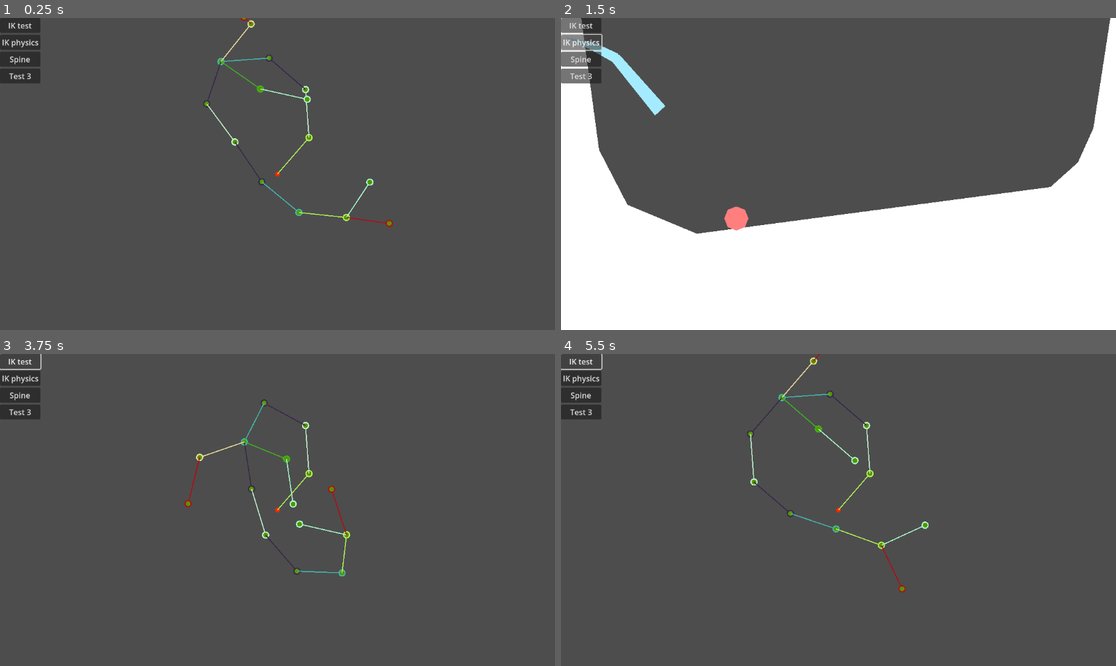
Above: before the commit, frames 1-4 (two rows, left to right).
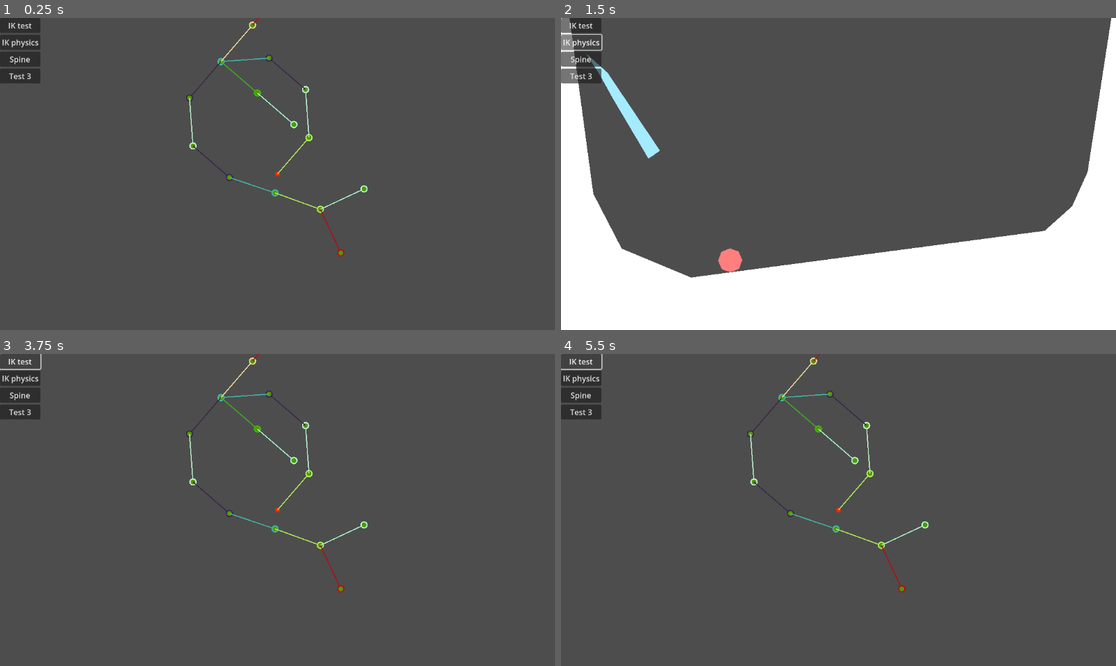
Above: after the commit, the same moments.

Repository: p4triko/CG-2025-Project-Procedural-Animation
Game: Godot game, scene res://scenes/test_scene.tscn
Same seed, same stepped clock (60 frames per second), same inputs: the game is played once before the commit and once after it.
Inputs:
- Up to frame 1 (0.25 s): no input
- Up to frame 2 (1.5 s): click "IK test" at 0.5 s; click "IK physics" at 1.25 s
- Up to frame 3 (3.75 s): click "IK test" at 2 s; click "Spine" at 2.75 s; click "IK test" at 3.5 s
- Up to frame 4 (5.5 s): click "Test 3" at 4.25 s; click "IK test" at 5 s

The runs differ from the first frame. In frame 1, 1.0% of the frame differs, in the area x 33-71%, y 0-77%; in frame 2, 15%, in the area x 1-100%, y 0-84%; in frame 3, 1.3%; in frame 4, less than 0.1%.

Commit message:
Tweak camera for IK physics test. Revert physics TPS to 60.

Diff:
--- a/project.godot
+++ b/project.godot
@@ -24,9 +24,6 @@
 
 project/assembly_name="CG 2025 Project Prodecural Animation"
 
-[physics]
-
-common/physics_ticks_per_second=20
 [rendering]
 
 anti_aliasing/quality/msaa_2d=1
--- a/scenes/test_ik_physics.tscn
+++ b/scenes/test_ik_physics.tscn
@@ -14,7 +14,7 @@
 [node name="Terrain" type="StaticBody2D" parent="."]
 
 [node name="Polygon2D" type="Polygon2D" parent="Terrain"]
-polygon = PackedVector2Array(-176, -146, -172, 689, 1360, 706, 1346, -110, 1157, -108, 1105, 229, 1073, 300, 1016, 351, 282, 448, 138, 388, 79, 274, 23, -142)
+polygon = PackedVector2Array(-425, -137, -411, 1018, 1855, 1012, 1852, -115, 1157, -108, 1105, 229, 1073, 300, 1016, 351, 282, 448, 138, 388, 79, 274, 23, -142)
 script = ExtResource("1_lg5hv")
 
 [node name="Ball" type="RigidBody2D" parent="."]
@@ -40,7 +40,7 @@
 is_anchored = true
 
 [node name="AnimatableBody2D" type="AnimatableBody2D" parent="SimRoot/SimNode" node_paths=PackedStringArray("target")]
-rotation = 1.2579829
+rotation = 0.21422471
 script = ExtResource("4_x408e")
 target = NodePath("../SimNode")
 
@@ -52,12 +52,12 @@
 
 [node name="SimNode" type="Node2D" parent="SimRoot/SimNode"]
 top_level = true
-position = Vector2(247.08315, 323.206)
+position = Vector2(340.7998, 219.76259)
 script = ExtResource("3_x408e")
 distance_range = Vector2(140, 140)
 
 [node name="AnimatableBody2D" type="AnimatableBody2D" parent="SimRoot/SimNode/SimNode" node_paths=PackedStringArray("target")]
-rotation = 1.2579831
+rotation = 0.21422473
 script = ExtResource("4_x408e")
 target = NodePath("../SimNode")
 
@@ -69,7 +69,7 @@
 
 [node name="SimNode" type="Node2D" parent="SimRoot/SimNode/SimNode"]
 top_level = true
-position = Vector2(302, 493)
+position = Vector2(733, 305.09088)
 script = ExtResource("3_x408e")
 is_anchored = true
 distance_range = Vector2(100, 100)
@@ -78,3 +78,6 @@
 position = Vector2(733, 305.09088)
 remote_path = NodePath("../SimRoot/SimNode/SimNode/SimNode")
 script = ExtResource("5_fe581")
+
+[node name="Camera2D" type="Camera2D" parent="."]
+position = Vector2(588, 233)
